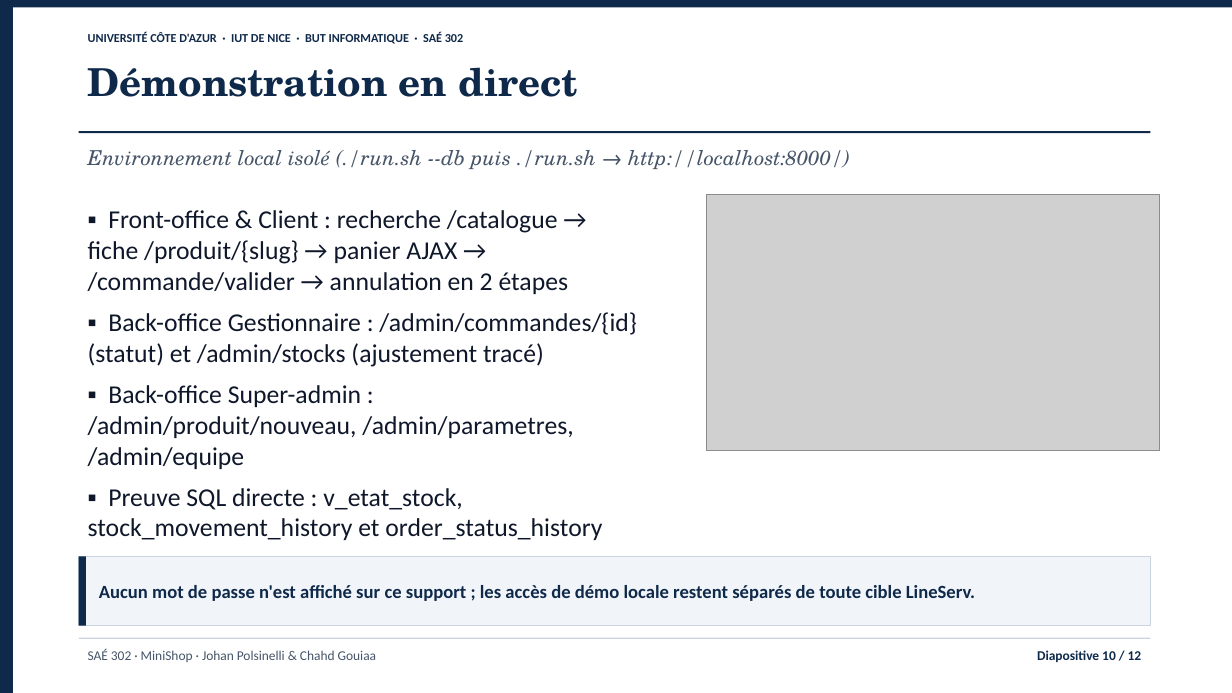
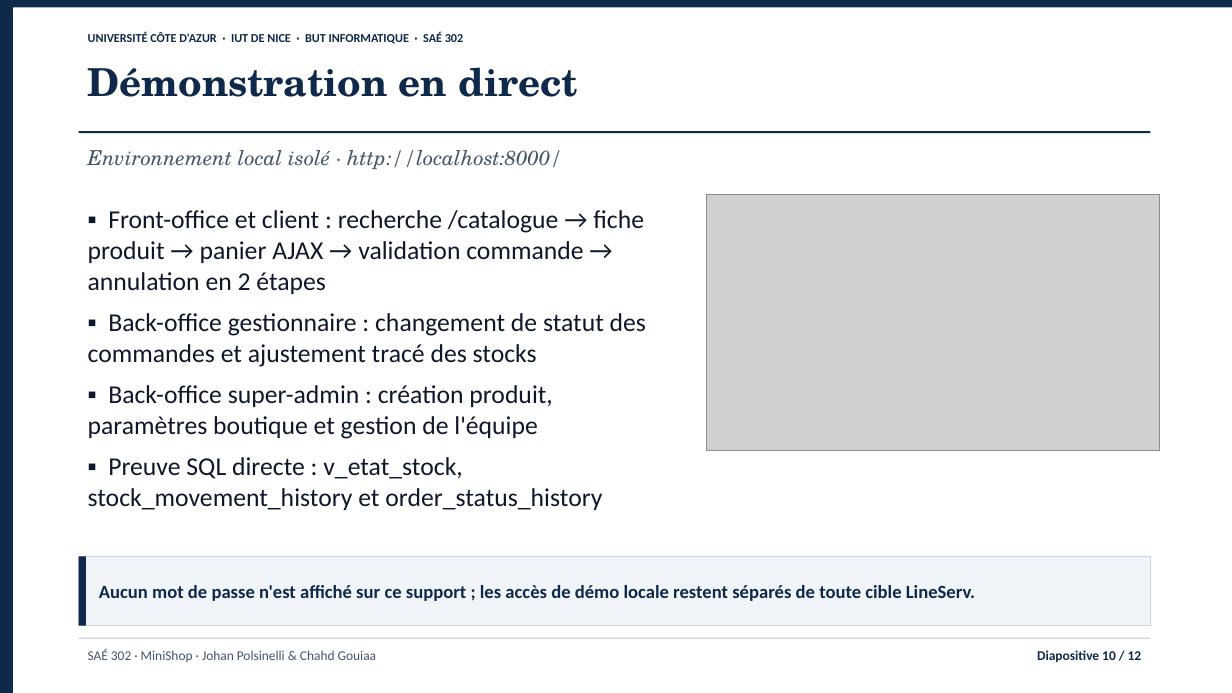
Before and after one commit to jojo8356/SAE-302, a slide deck: slide 10 of livrables/minishop-soutenance.pptx. Drawn at 1232x693 pixels with LibreOffice and Linux fonts; fonts in the diff are those of the drawing; grey boxes stand for pictures. Boxes give left, top, right and bottom in pixels: in the first picture for what was removed or moved away, otherwise in the second. Text is boxed around its words. In the diff, an @@ line names an element or a change of style, - is before the commit and + after.

```diff
--- a/livrables/minishop-soutenance.pptx
+++ b/livrables/minishop-soutenance.pptx
@@ text at (88, 150, 562, 169): text changed @@
-Environnement local isolé (./run.sh --db puis ./run.sh → http://localhost:8000/)
+Environnement local isolé · http://localhost:8000/
@@ text at (88, 210, 646, 439): text changed @@
-▪ Front-office & Client : recherche /catalogue → fiche /produit/{slug} → panier AJAX → /commande/valider → annulation en 2 étapes
-▪ Back-office Gestionnaire : /admin/commandes/{id} (statut) et /admin/stocks (ajustement tracé)
-▪ Back-office Super-admin : /admin/produit/nouveau, /admin/parametres, /admin/equipe
+▪ Front-office et client : recherche /catalogue → fiche produit → panier AJAX → validation commande → annulation en 2 étapes
+▪ Back-office gestionnaire : changement de statut des commandes et ajustement tracé des stocks
+▪ Back-office super-admin : création produit, paramètres boutique et gestion de l'équipe
```
Also in this commit, not shown: 10 other slides changed, 4 other files.
